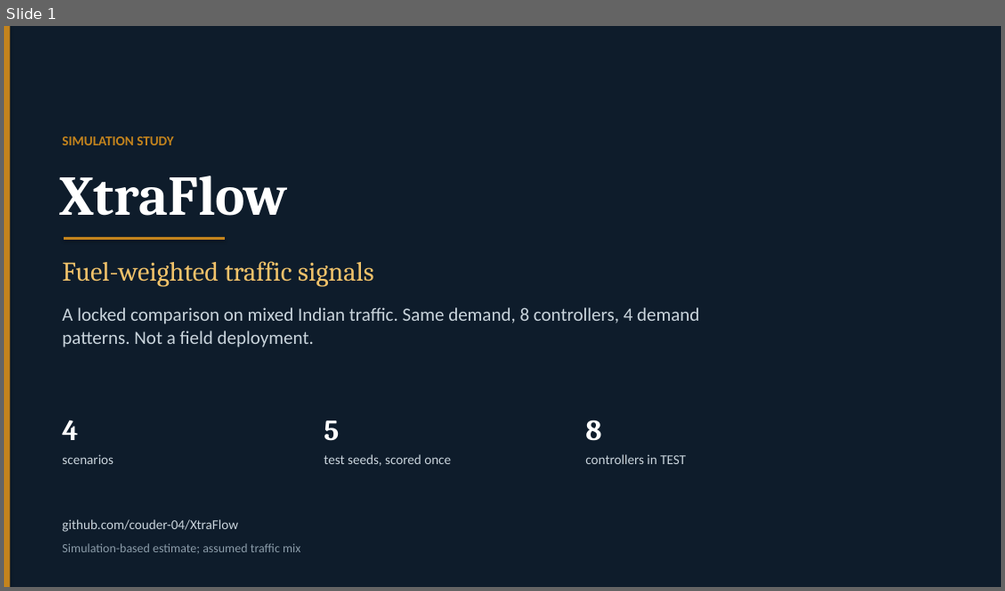
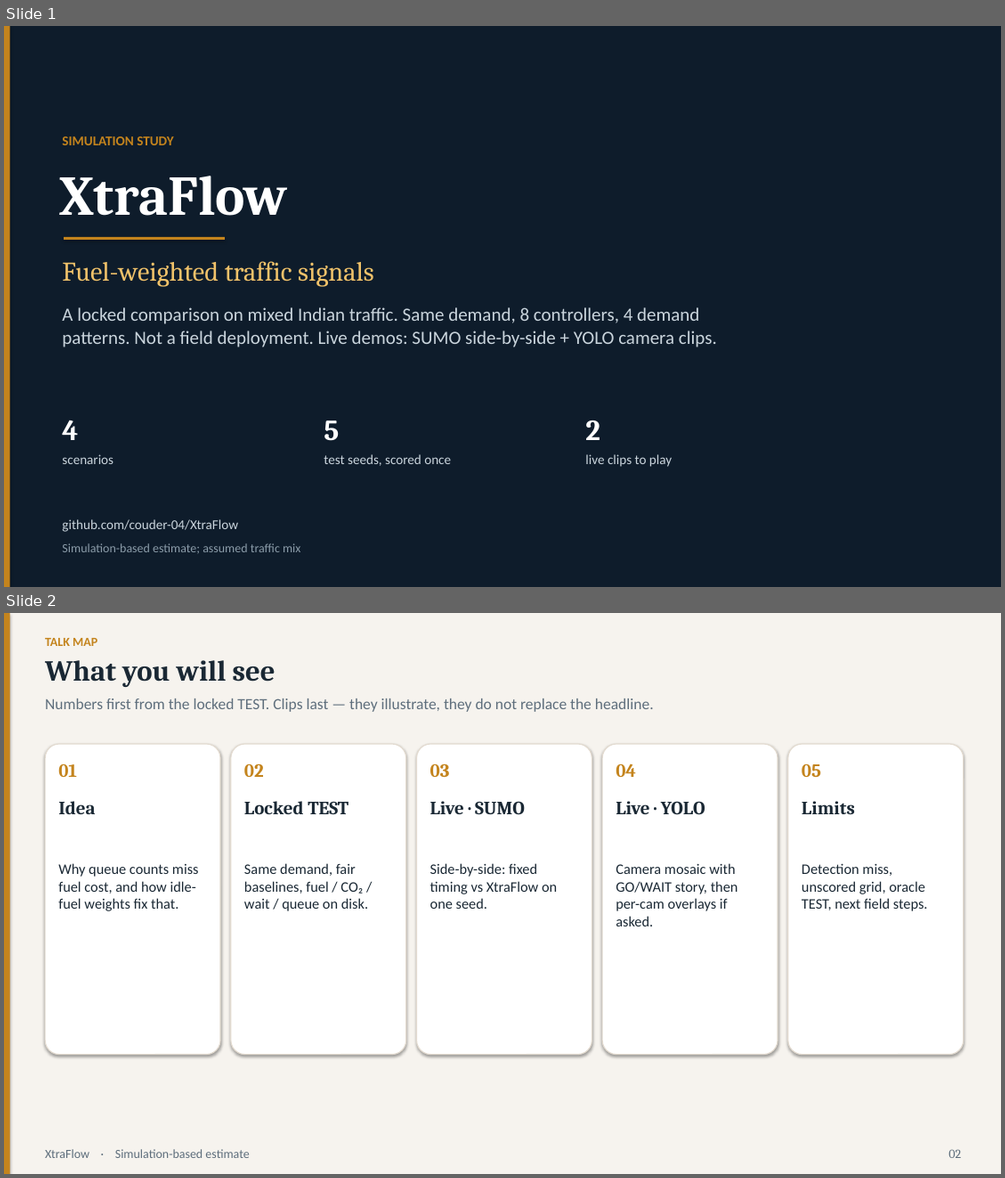
Before and after one commit to couder-04/XtraFlow, a slide deck: results/deck.pptx. Shown one above the other, each under a label of ours: slide 1 before the commit, slides 1 and 2 after it. The pictures are 1005x591 and 1005x1178 pixels, drawn with LibreOffice and Linux fonts; fonts in the diff are those of the drawing. Boxes give left, top, right and bottom in pixels: in the first picture for what was removed or moved away, otherwise in the second. Text is boxed around its words. In the diff, an @@ line names an element or a change of style, - is before the commit and + after.

Commit message:
Refresh the deck for the YOLO story demo and talk flow.

```diff
--- a/results/deck.pptx
+++ b/results/deck.pptx
@@ slide 2 added at <box>4,613,1001,1174</box>, background #F6F3EE @@
@@ rectangle added at <box>4,613,10,1174</box>, fill #C4841D @@
@@ text added at <box>45,638,97,646</box>, 12 pt, text #C4841D, bold @@
+TALK MAP
@@ text added at <box>45,660,275,687</box>, 28 pt, text #1A2834, bold @@
+What you will see
@@ text added at <box>45,698,654,712</box>, 15 pt, text #5E6E7C @@
+Numbers first from the locked TEST. Clips last — they illustrate, they do not replace the headline.
@@ rounded rectangle added at <box>45,744,220,1054</box>, fill #FFFFFF, outline #E3DBD0 1 pt @@
@@ rounded rectangle added at <box>231,744,405,1054</box>, fill #FFFFFF, outline #E3DBD0 1 pt @@
@@ rounded rectangle added at <box>417,744,591,1054</box>, fill #FFFFFF, outline #E3DBD0 1 pt @@
@@ rounded rectangle added at <box>602,744,777,1054</box>, fill #FFFFFF, outline #E3DBD0 1 pt @@
@@ rounded rectangle added at <box>788,744,963,1054</box>, fill #FFFFFF, outline #E3DBD0 1 pt @@
@@ text added at <box>58,764,77,777</box>, 18 pt, text #C4841D, bold @@
+01
@@ text added at <box>244,763,264,777</box>, 18 pt, text #C4841D, bold @@
+02
@@ text added at <box>430,763,450,777</box>, 18 pt, text #C4841D, bold @@
+03
@@ text added at <box>615,763,636,777</box>, 18 pt, text #C4841D, bold @@
+04
@@ text added at <box>801,763,821,777</box>, 18 pt, text #C4841D, bold @@
+05
@@ text added at <box>58,801,95,814</box>, 18 pt, text #1A2834, bold @@
+Idea
@@ text added at <box>244,801,348,814</box>, 18 pt, text #1A2834, bold @@
+Locked TEST
@@ text added at <box>430,801,525,814</box>, 18 pt, text #1A2834, bold @@
+Live · SUMO
@@ text added at <box>615,801,705,815</box>, 18 pt, text #1A2834, bold @@
+Live · YOLO
@@ text added at <box>801,801,855,814</box>, 18 pt, text #1A2834, bold @@
+Limits
@@ text added at <box>58,863,199,911</box>, 14 pt, text #1A2834 @@
+Why queue counts miss fuel cost, and how idle-fuel weights fix that.
@@ text added at <box>244,863,368,911</box>, 14 pt, text #1A2834 @@
+Same demand, fair baselines, fuel / CO₂ / wait / queue on disk.
@@ text added at <box>430,863,557,908</box>, 14 pt, text #1A2834 @@
+Side-by-side: fixed timing vs XtraFlow on one seed.
@@ text added at <box>615,863,738,926</box>, 14 pt, text #1A2834 @@
+Camera mosaic with GO/WAIT story, then per-cam overlays if asked.
@@ text added at <box>801,863,928,911</box>, 14 pt, text #1A2834 @@
+Detection miss, unscored grid, oracle TEST, next field steps.
@@ text added at <box>45,1149,249,1158</box>, 12 pt, text #5E6E7C @@
+XtraFlow · Simulation-based estimate
@@ text added at <box>948,1149,961,1158</box>, 12 pt, text #5E6E7C @@
+02
@@ slide 1 changed as well @@
@@ text at <box>62,307,717,347</box>: text changed @@
-A locked comparison on mixed Indian traffic. Same demand, 8 controllers, 4 demand patterns. Not a field deployment.
+A locked comparison on mixed Indian traffic. Same demand, 8 controllers, 4 demand patterns. Not a field deployment. Live demos: SUMO side-by-side + YOLO camera clips.
@@ text at <box>585,420,600,440</box>: text changed @@
-8
+2
@@ text at <box>585,454,672,467</box>: text changed @@
-controllers in TEST
+live clips to play
```
Also in this commit, not shown: 15 other slides changed, 1 other slide added, 1 other file.
